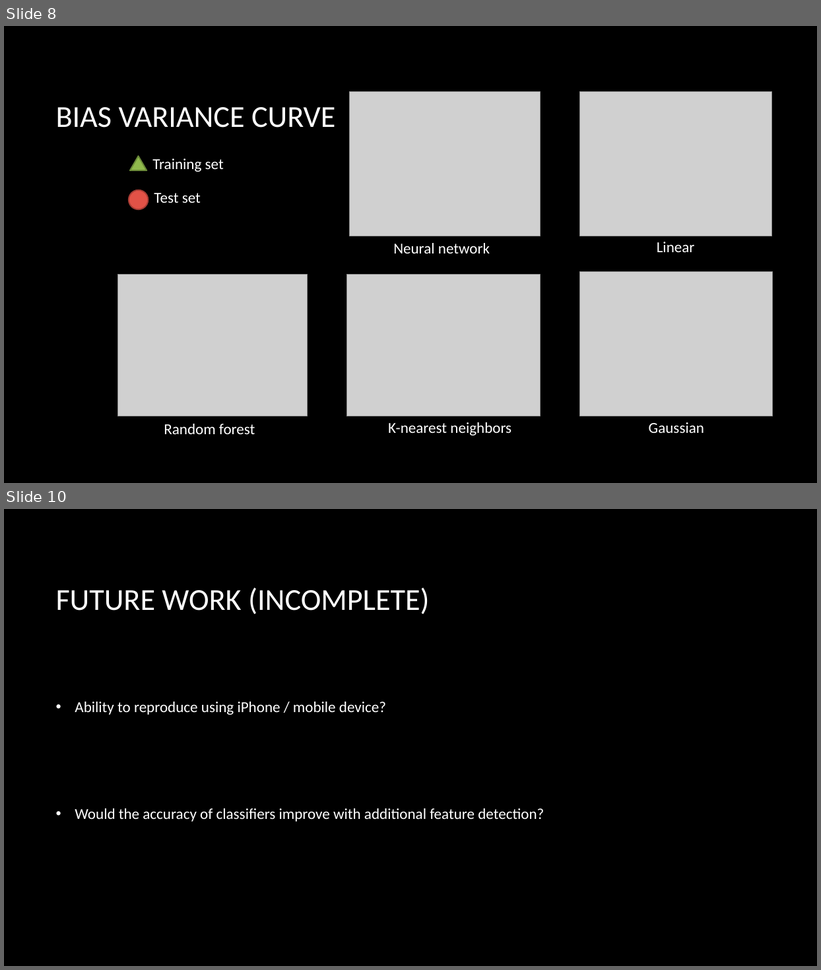
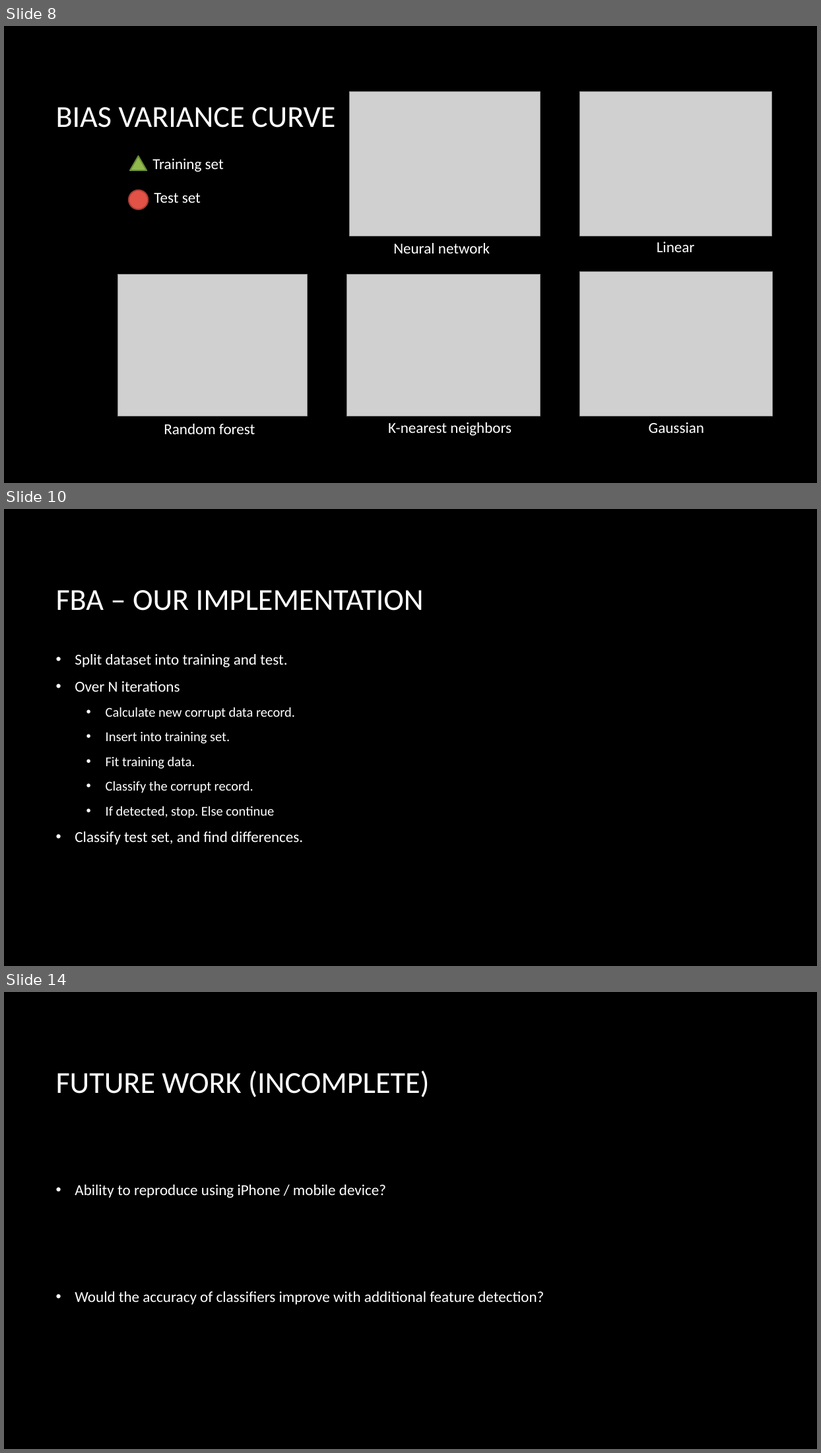
Before and after one commit to ychennay/CIS-700-Banknote-Authentication, a slide deck: CIS-700.pptx. Shown one above the other, each under a label of ours: slides 8 and 10 before the commit, slides 8, 10 and 14 after it; the slides between them are not shown. The pictures are 821x970 and 821x1453 pixels, drawn with LibreOffice and Linux fonts; fonts in the diff are those of the drawing; grey boxes stand for pictures; background and template pictures are left out. Boxes give left, top, right and bottom in pixels: in the first picture for what was removed or moved away, otherwise in the second. Text is boxed around its words. In the diff, an @@ line names an element or a change of style, - is before the commit and + after.

```diff
--- a/CIS-700.pptx
+++ b/CIS-700.pptx
@@ slide 10 added at (4, 509, 817, 966), background picture (left out) @@
@@ title added at (56, 590, 424, 611), 36 pt, text #FFFFFF @@
+FBA – OUR IMPLEMENTATION
@@ text added at (75, 654, 303, 845), 16 pt, text #FFFFFF @@
+• Split dataset into training and test.
+• Over N iterations
+  • Calculate new corrupt data record.
+  • Insert into training set.
+  • Fit training data.
+  • Classify the corrupt record.
+  • If detected, stop. Else continue
+• Classify test set, and find differences.
@@ what was slide 10 is now slide 14 @@
```
Also in this commit, not shown: 1 slide changed, 3 other slides added.
